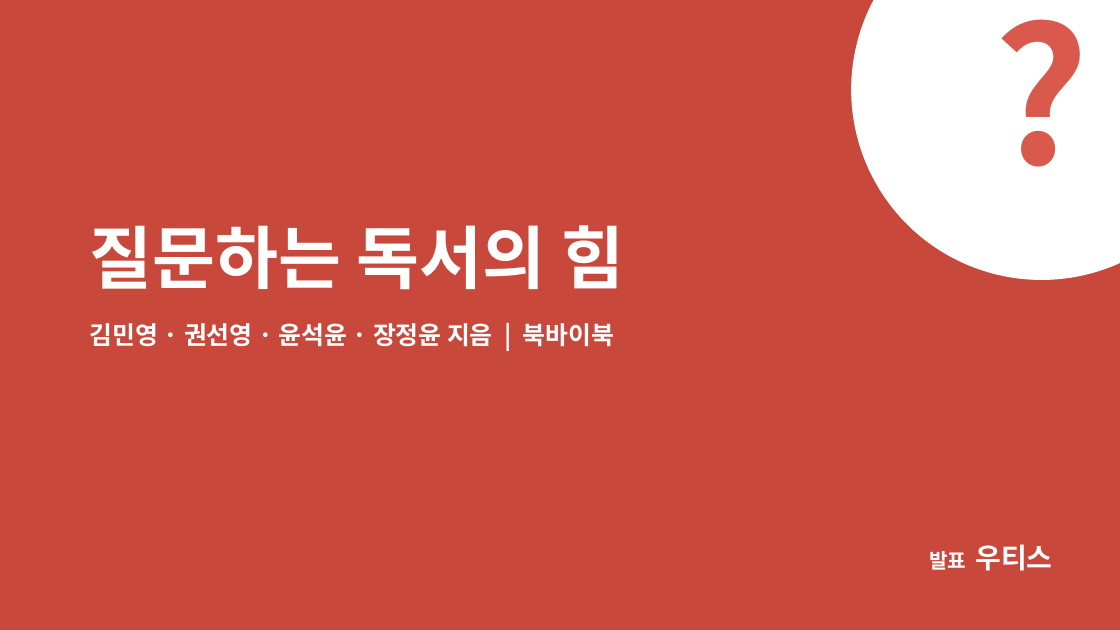
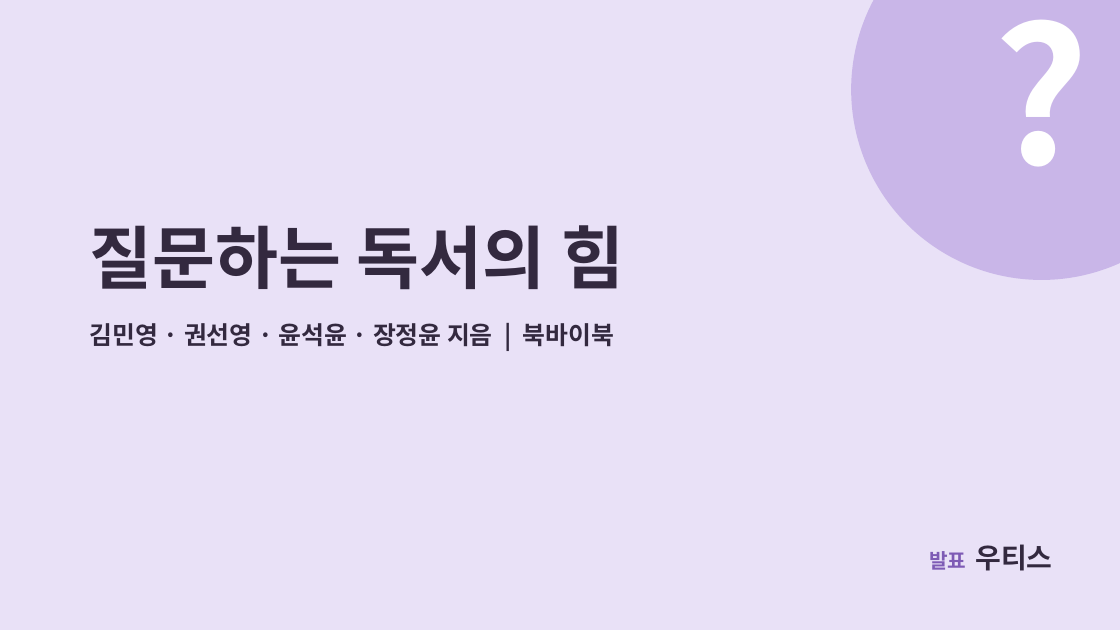
Before and after one commit to outis-books/bookclub, a slide deck: slide 1 of question-reading/question-reading.pptx. Drawn at 1120x630 pixels with LibreOffice and Linux fonts; fonts in the diff are those of the drawing. Boxes give left, top, right and bottom in pixels: in the first picture for what was removed or moved away, otherwise in the second. Text is boxed around its words. In the diff, an @@ line names an element or a change of style, - is before the commit and + after.

```diff
--- a/question-reading/question-reading.pptx
+++ b/question-reading/question-reading.pptx
@@ background #C8483B to #E9E1F7 @@
@@ text "?" at [851,0,1120,280]: text colour #D9594C to #FFFFFF @@
@@ ellipse at [851,0,1120,280]: fill #FFFFFF to #C9B6E8 @@
@@ title "질문하는 독서의 힘" at [90,225,624,290]: text colour #FFFFFF to #33293F @@
@@ text "김민영 · 권선영 · 윤석윤 ..." at [90,323,614,347]: text colour #FFFFFF to #33293F @@
@@ text "발표 우티스" at [929,544,1052,571]: text colour #FFFFFF to #7E5BB5 in "발표"; text colour #FFFFFF to #33293F in "우티스" @@
```
Also in this commit, not shown: 14 other slides changed, 17 other files.
